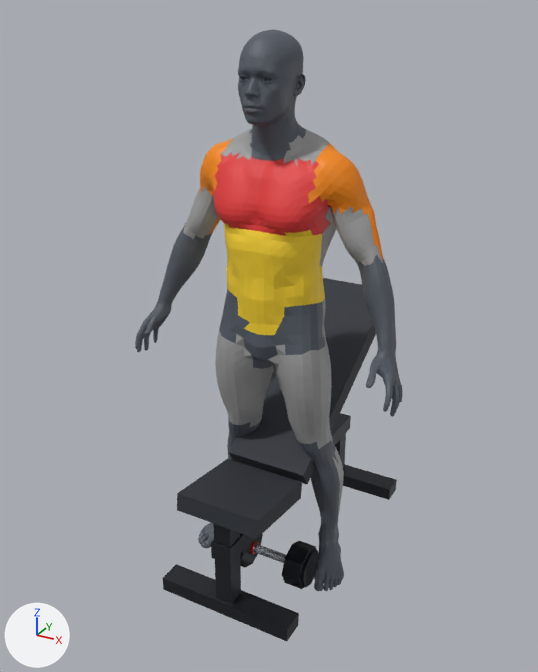
One commit to the Blender file assets_3d/source_blend/chest_incline_dumbbell_press.blend: the scene before it, then after it.
Camera for both pictures: a camera (50 mm lens) standing at (1.046, -1.923, 1.832) and looking at (-0.075, 0.114, 0.814). Arrows for +X, +Y and +Z are at lower left; the lights stay in place. The picture after the commit comes second.

Names of what the first picture shows: 'Body_Head_Neck', 'Body_Joints_Hands_Feet', 'Equip_Bench_Incline', 'Equip_Dumbbell_R', 'Mesh_Muscle_Abs_Core', 'Mesh_Muscle_Biceps', 'Mesh_Muscle_Chest', 'Mesh_Muscle_Quads', 'Mesh_Muscle_Shoulders', 'Mesh_Muscle_Traps' and 5 more.
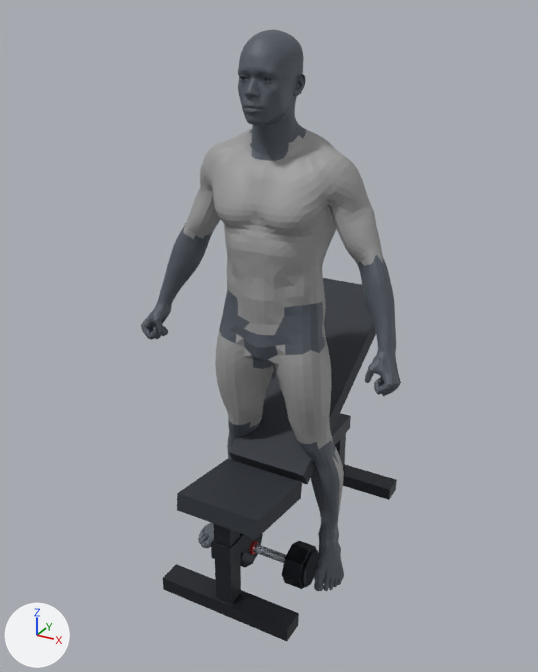
Changed parts and their boxes (x1, y1, x2, y2) in the pictures (538 x 672 px; the box of a moved part takes in the faces that stretch with it):
'Body_Joints_Hands_Feet', reshaped
    before: (135, 149, 403, 591)
    after: (141, 149, 401, 591)
'Mesh_Muscle_Abs_Core', recoloured (yellow to grey)
    both: (224, 223, 325, 335)
'Mesh_Muscle_Chest', recoloured (red to grey)
    both: (212, 152, 332, 236)
'Mesh_Muscle_Shoulders', recoloured (orange to grey)
    both: (200, 139, 371, 210)
part 1 of me_body_joints_hands_feet, moved or reshaped
    before: (135, 241, 194, 352)
    after: (141, 241, 194, 340)
part 2 of me_body_joints_hands_feet, moved or reshaped
    before: (311, 290, 403, 417)
    after: (311, 290, 401, 396)

The change, as a diff of the scene's bpy script:
```diff
--- a/assets_3d/source_blend/chest_incline_dumbbell_press.blend.py
+++ b/assets_3d/source_blend/chest_incline_dumbbell_press.blend.py
@@ mat_mat_muscle_chest @@
 mat_mat_muscle_chest = principled_material('Mat_Muscle_Chest')
-mat_mat_muscle_chest.base_color = (0.78, 0.04, 0.04)  # red #e53838
+mat_mat_muscle_chest.base_color = (0.341, 0.341, 0.341)  # grey #9e9e9e
 mat_mat_muscle_chest.metallic = 0.05
@@ mat_mat_muscle_shoulders @@
 mat_mat_muscle_shoulders = principled_material('Mat_Muscle_Shoulders')
-mat_mat_muscle_shoulders.base_color = (0.95, 0.26, 0.0)  # orange #f98b00
+mat_mat_muscle_shoulders.base_color = (0.341, 0.341, 0.341)  # grey #9e9e9e
 mat_mat_muscle_shoulders.metallic = 0.05
@@ mat_mat_muscle_abs_core @@
 mat_mat_muscle_abs_core = principled_material('Mat_Muscle_Abs_Core')
-mat_mat_muscle_abs_core.base_color = (0.98, 0.68, 0.03)  # yellow #fdd730
+mat_mat_muscle_abs_core.base_color = (0.341, 0.341, 0.341)  # grey #9e9e9e
 mat_mat_muscle_abs_core.metallic = 0.05
@@ me_body_joints_hands_feet @@
 # used by ob_body_joints_hands_feet; location = (0.0, 0.0, 0.0)
-me_body_joints_hands_feet.from_pydata(...)  # 2846 vertices, 3774 faces; spans x -0.464..0.464, y -0.153..0.146, z 0.0..1.464
+me_body_joints_hands_feet.from_pydata(...)  # 2897 vertices, 3770 faces; spans x -0.456..0.456, y -0.121..0.146, z 0.0..1.465
+# me_body_joints_hands_feet part 1: 23 vertices moved from x -0.445..-0.378, y -0.114..-0.022, z 0.793..0.914 to x -0.451..-0.373, y -0.111..-0.022, z 0.821..0.914; 325 vertices removed from x -0.464..-0.329, y -0.152..0.041, z 0.756..1.12; 361 vertices added at x -0.456..-0.334, y -0.121..0.037, z 0.796..1.117
+# me_body_joints_hands_feet part 2: 18 vertices moved from x 0.179..0.445, y -0.118..-0.021, z 0.825..0.914 to x 0.181..0.445, y -0.117..-0.02, z 0.825..0.915; 327 vertices removed from x 0.285..0.464, y -0.153..0.071, z 0.756..1.112; 369 vertices added at x 0.289..0.456, y -0.121..0.071, z 0.796..1.104
+# other edits to the shape of me_body_joints_hands_feet do not show in these pictures
 me_body_joints_hands_feet.materials.append(mat_mat_body_neutral)
```
